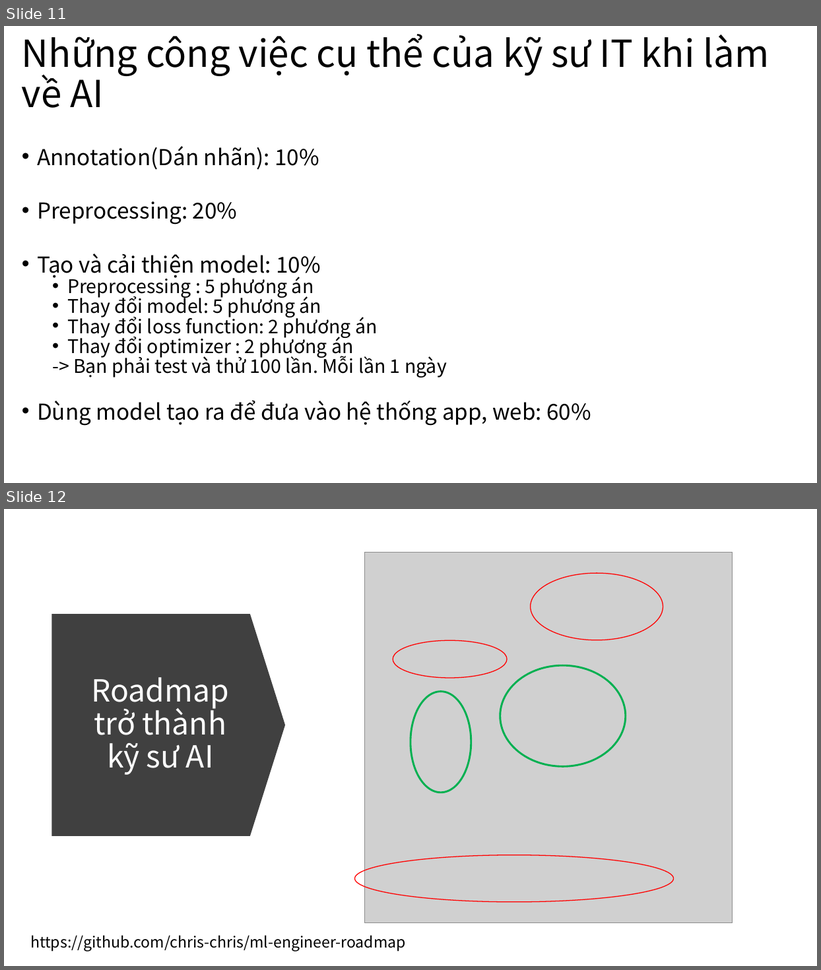
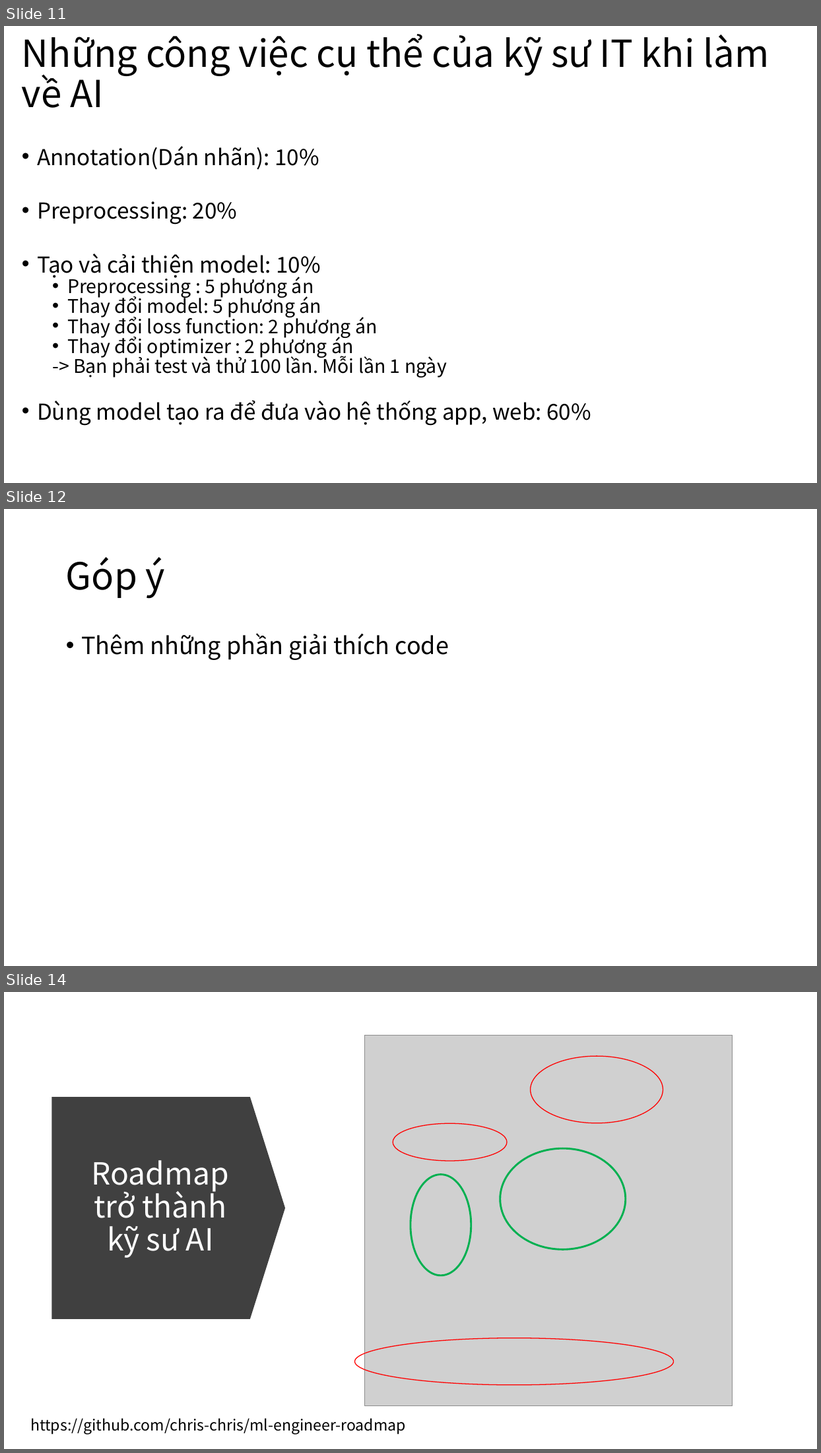
Before and after one commit to makotovnjp/Talent5OpenPose, a slide deck: doc/Talent5OpenPoseWeek4.pptx. Shown one above the other, each under a label of ours: slides 11 and 12 before the commit, slides 11, 12 and 14 after it; the slides between them are not shown. The pictures are 821x970 and 821x1453 pixels, drawn with LibreOffice and Linux fonts; fonts in the diff are those of the drawing; grey boxes stand for pictures. Boxes give left, top, right and bottom in pixels: in the first picture for what was removed or moved away, otherwise in the second. Text is boxed around its words. In the diff, an @@ line names an element or a change of style, - is before the commit and + after.

```diff
--- a/doc/Talent5OpenPoseWeek4.pptx
+++ b/doc/Talent5OpenPoseWeek4.pptx
@@ slide 12 added at bbox=[4, 509, 817, 966], background #FFFFFF @@
@@ title added at bbox=[66, 557, 165, 599], 44 pt, text #000000 @@
+Góp ý
@@ text added at bbox=[81, 633, 449, 660], 28 pt, text #000000 @@
+• Thêm những phần giải thích code
@@ what was slide 12 is now slide 14 @@
```
Also in this commit, not shown: 1 slide changed, 1 other slide added, 1 other file.
